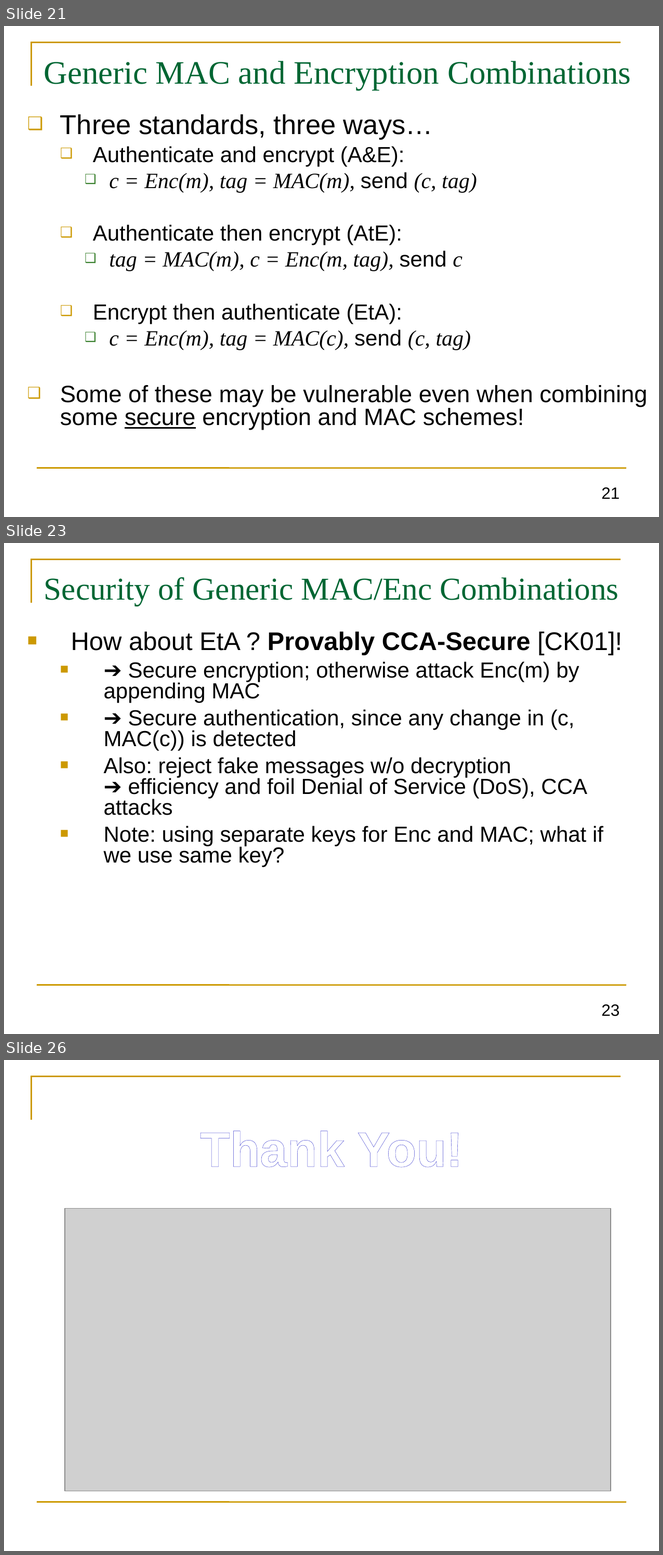
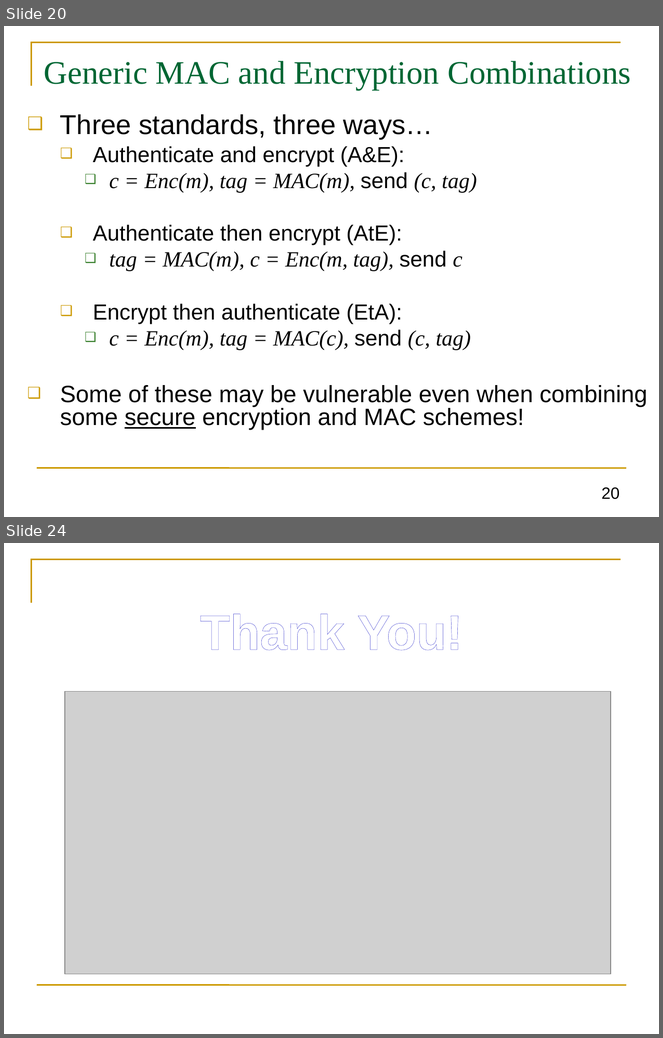
Before and after one commit to GhadaAlmashaqbeh/GhadaAlmashaqbeh.github.io, a slide deck: courses/cse3400-f2026/lecture5.pptx. Shown one above the other, each under a label of ours: slides 21, 23 and 26 before the commit, slides 20 and 24 after it; the slides between them are not shown. The pictures are 663x1555 and 663x1038 pixels, drawn with LibreOffice and Linux fonts; fonts in the diff are those of the drawing; grey boxes stand for pictures. Boxes give left, top, right and bottom in pixels: in the first picture for what was removed or moved away, otherwise in the second. Text is boxed around its words. In the diff, an @@ line names an element or a change of style, - is before the commit and + after.

```diff
--- a/courses/cse3400-f2026/lecture5.pptx
+++ b/courses/cse3400-f2026/lecture5.pptx
@@ slide 23 removed at bbox=[4, 543, 659, 1034], background #FFFFFF; not listed: 2 template elements that a slide beside it also shows @@
@@ title removed at bbox=[44, 577, 619, 606] @@
-Security of Generic MAC/Enc Combinations
@@ text removed at bbox=[71, 631, 622, 867] @@
-  ■ How about EtA ? Provably CCA-Secure [CK01]!
-  ■ ➔ Secure encryption; otherwise attack Enc(m) by appending MAC
-  ■ ➔ Secure authentication, since any change in (c, MAC(c)) is detected
-  ■ Also: reject fake messages w/o decryption
-    ➔ efficiency and foil Denial of Service (DoS), CCA attacks
-  ■ Note: using separate keys for Enc and MAC; what if we use same key?
@@ page number removed at bbox=[601, 1005, 620, 1017] @@
-23
@@ what was slide 21 is now slide 20 @@
@@ page number at bbox=[601, 488, 620, 500]: text changed @@
-21
+20
@@ what was slide 26 is now slide 24 @@
```
Also in this commit, not shown: 17 slides changed, 1 other slide removed, 2 other files.
